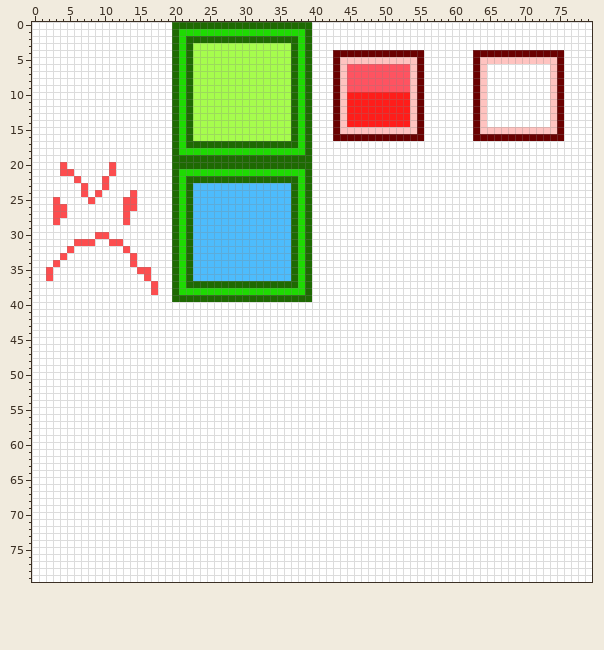
Edited in one commit: sprite sheet (wall.png). This is how it looked before the edit.
The file is 80x80 pixels.
After the commit:
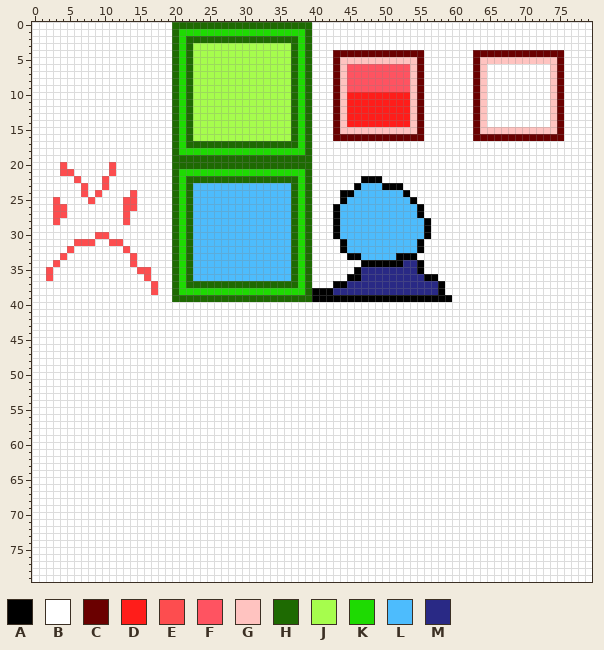
Palette (. is transparent): A #000000  B #ffffff  C #6a0000  D #ff1d1a  E #fd4d4f  F #ff5361  G #ffc3c0  H #1e6a02  J #a6fd4d  K #1eda02  L #4dbcfd  M #292985
Edits made:
Colour B gives way to colour A in row 22 at x 47 to 49; in row 23 at x 46 and 50 to 52; in row 24 at x 44 to 45 and 53; in row 25 at x 44 and 54; in rows 26 to 27 at x 43 and 55; in rows 28 to 30 at x 43 and 56.
Colour B gives way to colour A in rows 31 to 32 at x 44 and 55; in row 33 at x 45 to 46 and 52 to 54; in row 34 at x 47 to 52 and 55; in row 35 at x 46 and 55; in row 36 at x 45 to 46 and 56 to 57; in row 37 at x 43 to 44 and 58.
Colour B gives way to colour A in row 38 at x 40 to 42 and 58; in row 39 at x 40 to 59.
Colour B gives way to colour L in row 23 at x 47 to 49; in row 24 at x 46 to 52; in row 25 at x 45 to 53; in rows 26 to 27 at x 44 to 54; in rows 28 to 30 at x 44 to 55; in rows 31 to 32 at x 45 to 54.
Colour B gives way to colour L in row 33 at x 47 to 51.
Colour B gives way to colour M in row 34 at x 53 to 54; in row 35 at x 47 to 54; in row 36 at x 47 to 55; in row 37 at x 45 to 57; in row 38 at x 43 to 57.
Pixel boxes of the changes (left, top, right, bottom) in both pictures:
changed: (312, 176, 452, 302)
